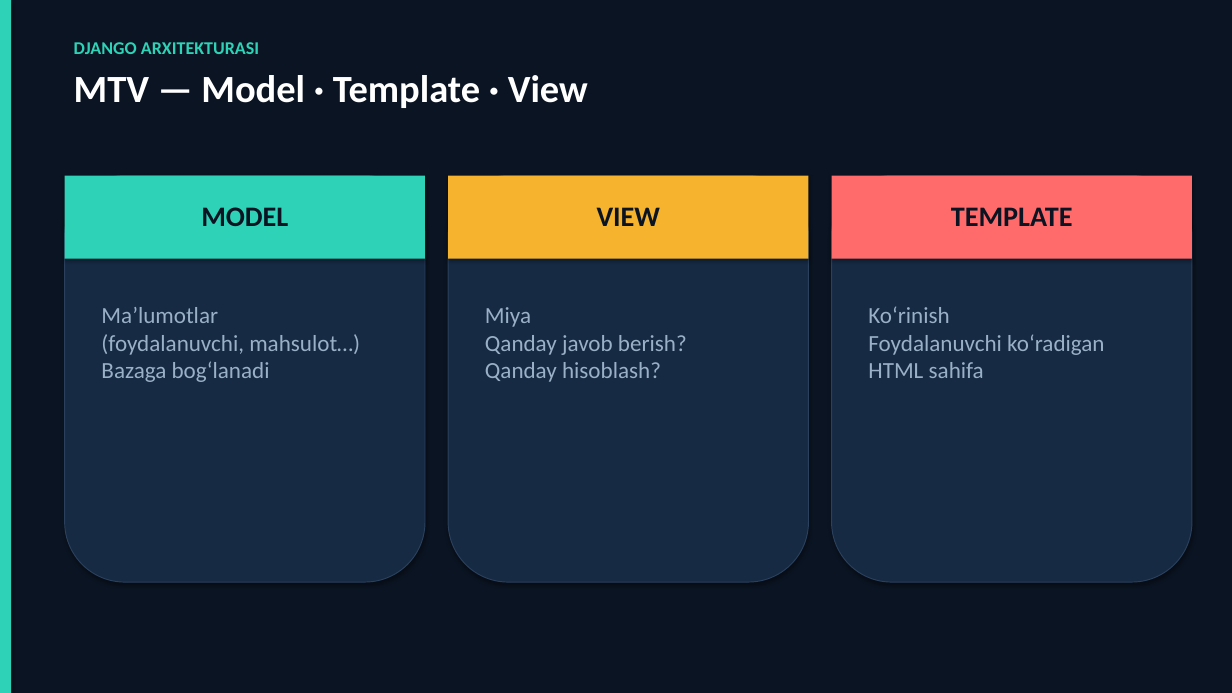
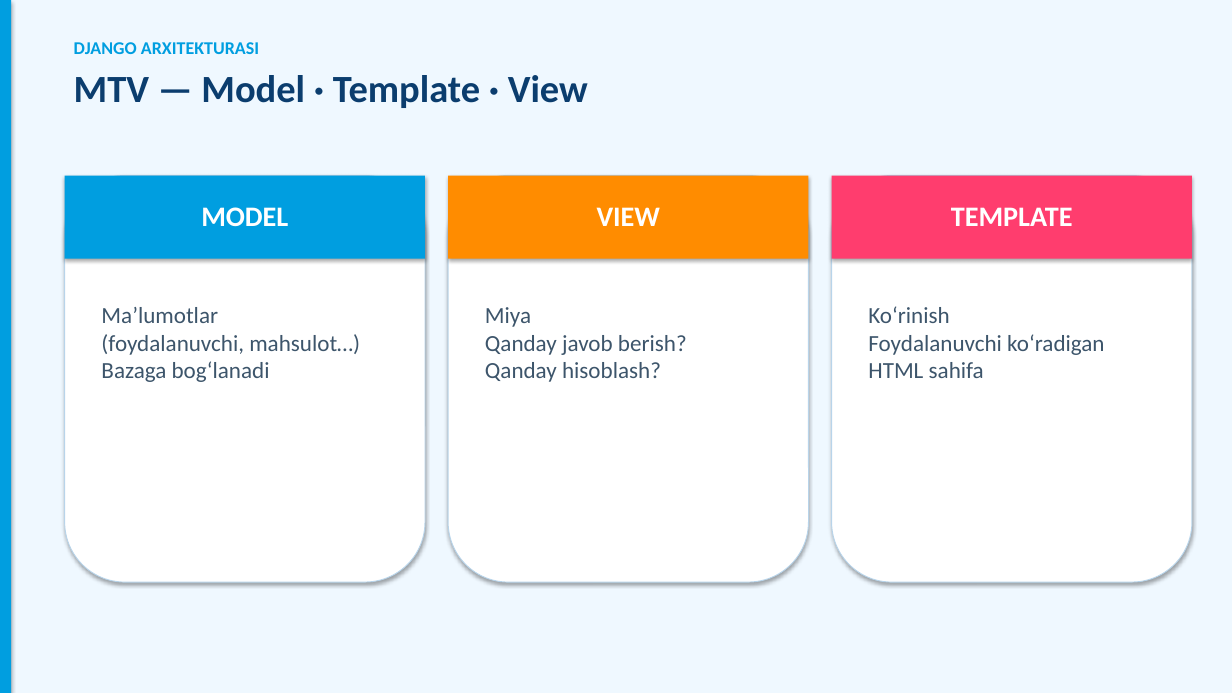
Before and after one commit to DilshodZokirov/bgalaxy-app, a slide deck: slide 11 of python-prezentatsiya/Python-Django-Vaaav.pptx. Drawn at 1232x693 pixels with LibreOffice and Linux fonts; fonts in the diff are those of the drawing. Boxes give left, top, right and bottom in pixels: in the first picture for what was removed or moved away, otherwise in the second. Text is boxed around its words. In the diff, an @@ line names an element or a change of style, - is before the commit and + after.

```diff
--- a/python-prezentatsiya/Python-Django-Vaaav.pptx
+++ b/python-prezentatsiya/Python-Django-Vaaav.pptx
@@ rectangle at [0, 0, 1232, 693]: fill #0B1422 to #EFF8FF @@
@@ rectangle at [0, 0, 11, 693]: fill #2ED3B7 to #009EE0 @@
@@ text "DJANGO ARXITEKTURASI" at [74, 42, 588, 108]: text colour #2ED3B7 to #009EE0 in "DJANGO ARXITEKTURASI"; text colour #FFFFFF to #0B3D6E in "MTV — Model · Template · View" @@
@@ rectangle at [65, 176, 425, 259]: fill #2ED3B7 to #009EE0 @@
@@ fill #162A44 to #FFFFFF; outline #2A405C 0.75 pt to #B8D4EA 0.75 pt in 3 elements at [448, 176, 809, 582], [832, 176, 1192, 582], [65, 176, 425, 582] @@
@@ rectangle at [448, 176, 809, 259]: fill #F5B32E to #FF8C00 @@
@@ rectangle at [832, 176, 1192, 259]: fill #FF6B6B to #FF3D6E @@
@@ text colour #0B1422 to #FFFFFF in 3 elements at [201, 207, 288, 227], [597, 207, 660, 226], [951, 207, 1073, 226] @@
@@ text colour #9AB0C6 to #3D556B in 3 elements at [101, 307, 360, 382], [485, 307, 687, 382], [868, 306, 1104, 378] @@
```
Also in this commit, not shown: 15 other slides changed, 1 other file.
